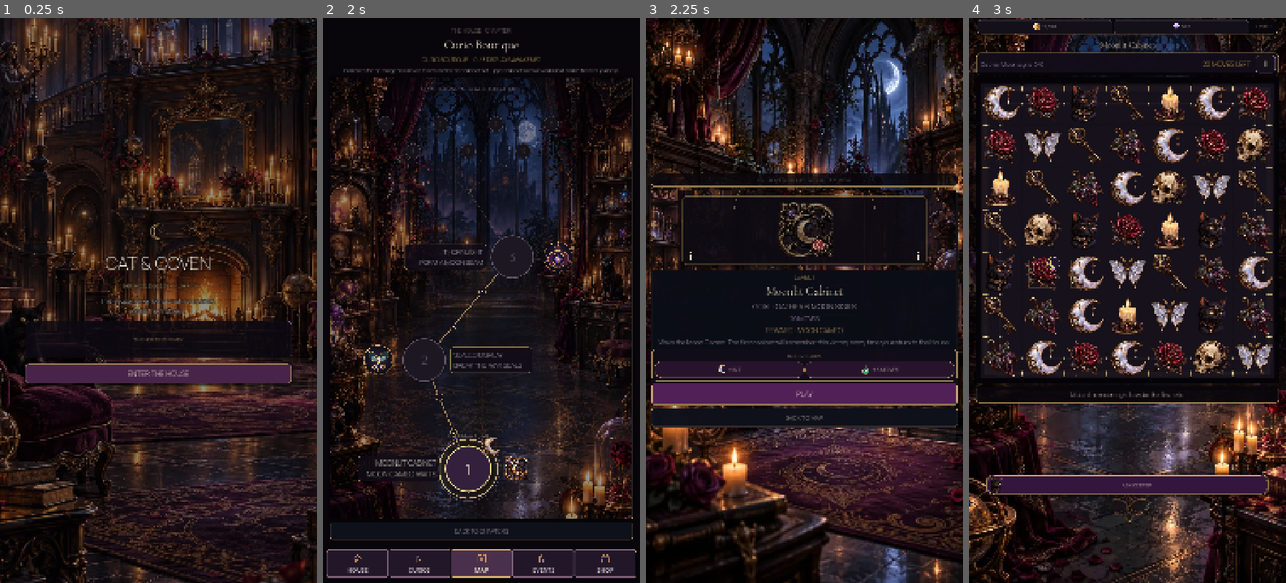
Above: before the commit, frames 1-4 (left to right).
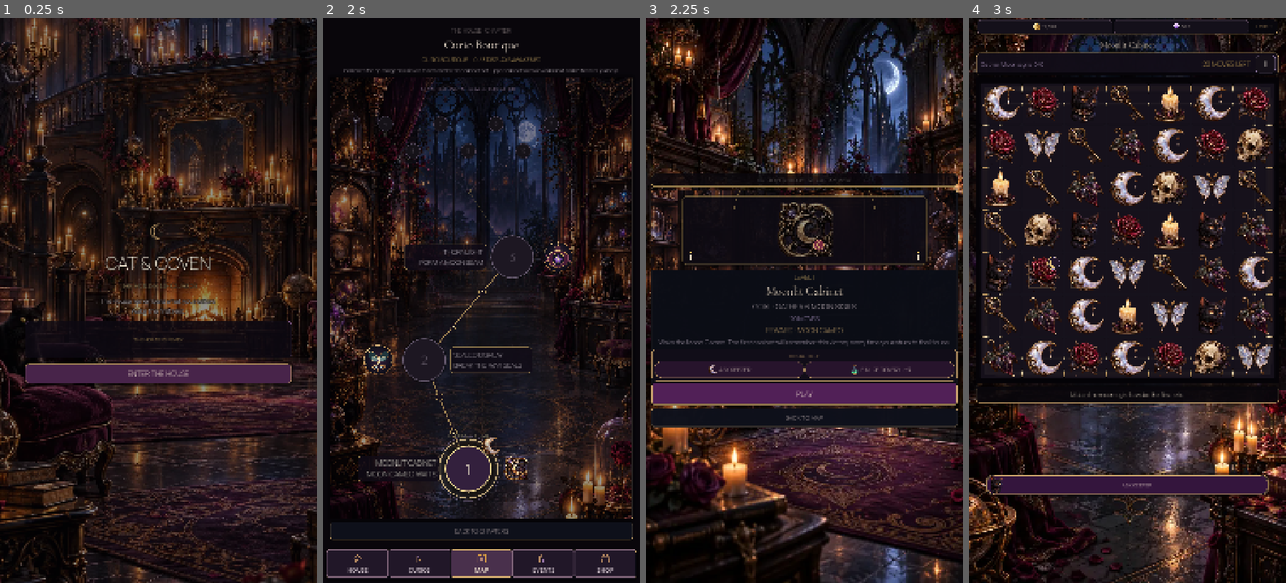
Above: after the commit, the same moments.

Repository: Jay-prodesign/akilta-match3
Game: Godot game, scene res://src/app/app_bootstrap.tscn
Same seed, same stepped clock (60 frames per second), same inputs: the game is played once before the commit and once after it.
Inputs:
- Up to frame 1 (0.25 s): no input
- Up to frame 2 (2 s): click "ENTER THE HOUSE" at 0.5 s; click "ENTER CURIO BOUTIQUE" at 1.25 s
- Up to frame 3 (2.25 s): click "1" at 2 s
- Up to frame 4 (3 s): click "PLAY" at 2.75 s

Frames 1-2 are identical in both runs. In frame 3, 0.2% of the frame differs, in the area x 19-84%, y 59-64%; in frame 4, nothing differs.

Commit message:
Prestart: label Keeper and fail-only recovery truthfully

Diff:
--- a/src/ui/prestart/level_prestart.gd
+++ b/src/ui/prestart/level_prestart.gd
@@ -86,7 +86,7 @@
 	panel.add_child(column)
 	var heading := Label.new()
 	heading.name = "RitualAidsHeading"
-	heading.text = "IN-LEVEL AIDS"
+	heading.text = "RITUAL HELP"
 	heading.horizontal_alignment = HORIZONTAL_ALIGNMENT_CENTER
 	heading.add_theme_color_override("font_color", Color("#D5AD70"))
 	heading.add_theme_font_size_override("font_size", 18)
@@ -96,8 +96,8 @@
 	row.add_theme_constant_override("separation", 6)
 	column.add_child(row)
 	for entry in [
-		{"label":"HINT", "art":String(AID_ART_PATHS["hint"])},
-		{"label":"+3 MOVES", "art":String(AID_ART_PATHS["plus_moves"])}
+		{"label":"ASK KEEPER", "art":String(AID_ART_PATHS["hint"])},
+		{"label":"FAIL RECOVERY · +3", "art":String(AID_ART_PATHS["plus_moves"])}
 	]:
 		var chip := PanelContainer.new()
 		chip.custom_minimum_size = Vector2(0, 56)
